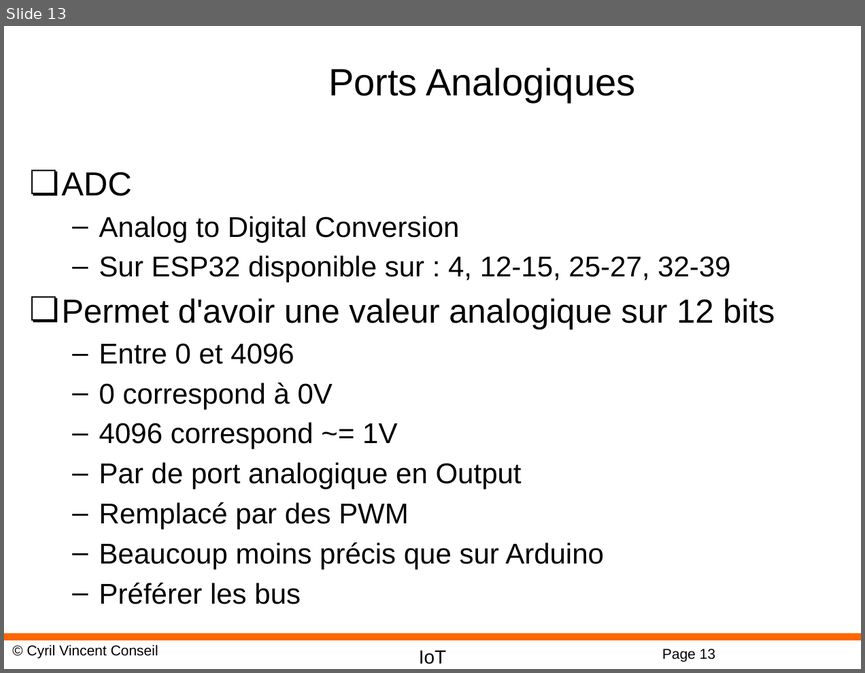
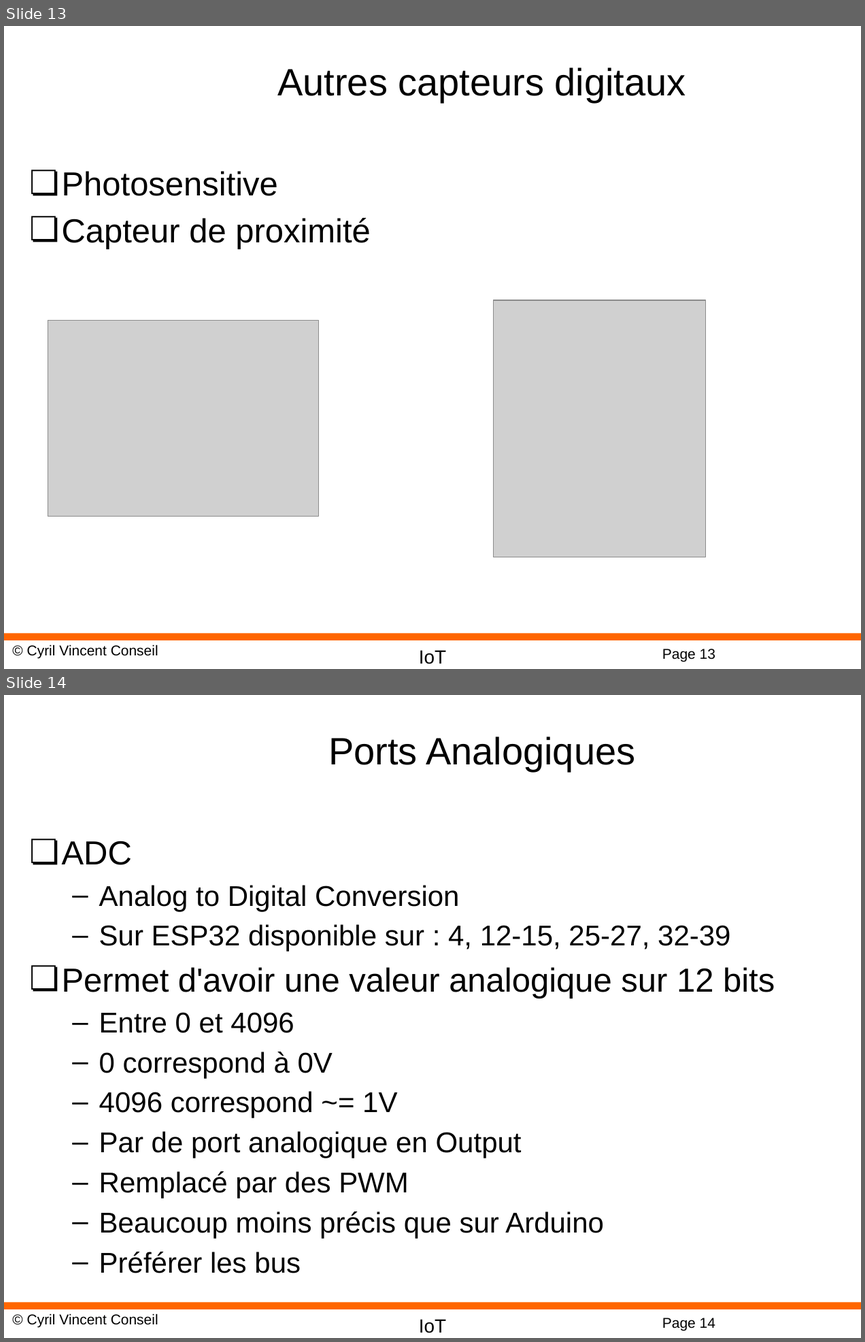
Before and after one commit to cyrilvincent/IoT, a slide deck: ppt/IoT19-MicropythonDev.pptx. Shown one above the other, each under a label of ours: slide 13 before the commit, slides 13 and 14 after it. The pictures are 865x673 and 865x1342 pixels, drawn with LibreOffice and Linux fonts; fonts in the diff are those of the drawing; grey boxes stand for pictures; background and template pictures are left out. Boxes give left, top, right and bottom in pixels: in the first picture for what was removed or moved away, otherwise in the second. Text is boxed around its words. In the diff, an @@ line names an element or a change of style, - is before the commit and + after.

```diff
--- a/ppt/IoT19-MicropythonDev.pptx
+++ b/ppt/IoT19-MicropythonDev.pptx
@@ slide 13 added at box(4, 26, 861, 669), background #FFFFFF; not listed: 4 template elements that a slide beside it also shows @@
@@ title added at box(277, 67, 686, 103), 32 pt, text #000000 @@
+Autres capteurs digitaux
@@ text added at box(62, 171, 371, 249), 28 pt, text #000000 @@
+❏ Photosensitive
+❏ Capteur de proximité
@@ picture added at box(493, 300, 706, 557) @@
@@ picture added at box(48, 320, 318, 517) @@
@@ what was slide 13 is now slide 14 @@
@@ page number at box(662, 1317, 715, 1330): text changed @@
-Page 13
+Page 14
```
Also in this commit, not shown: 1 other slide added, 5 other files.
